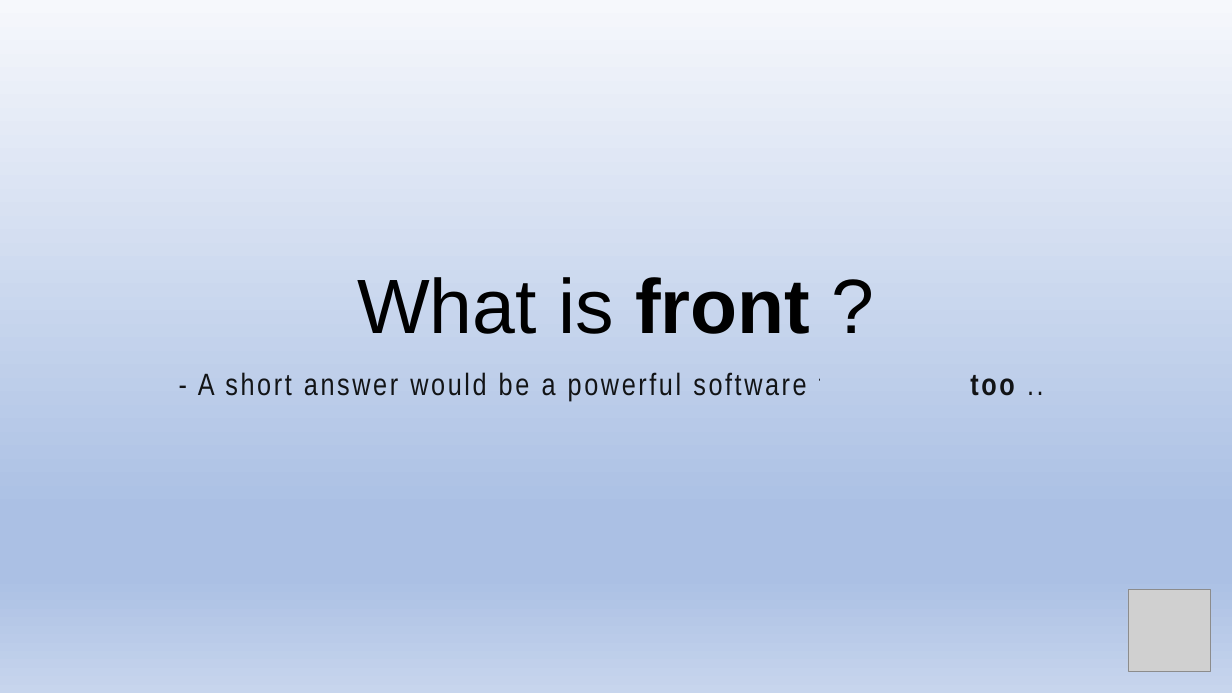
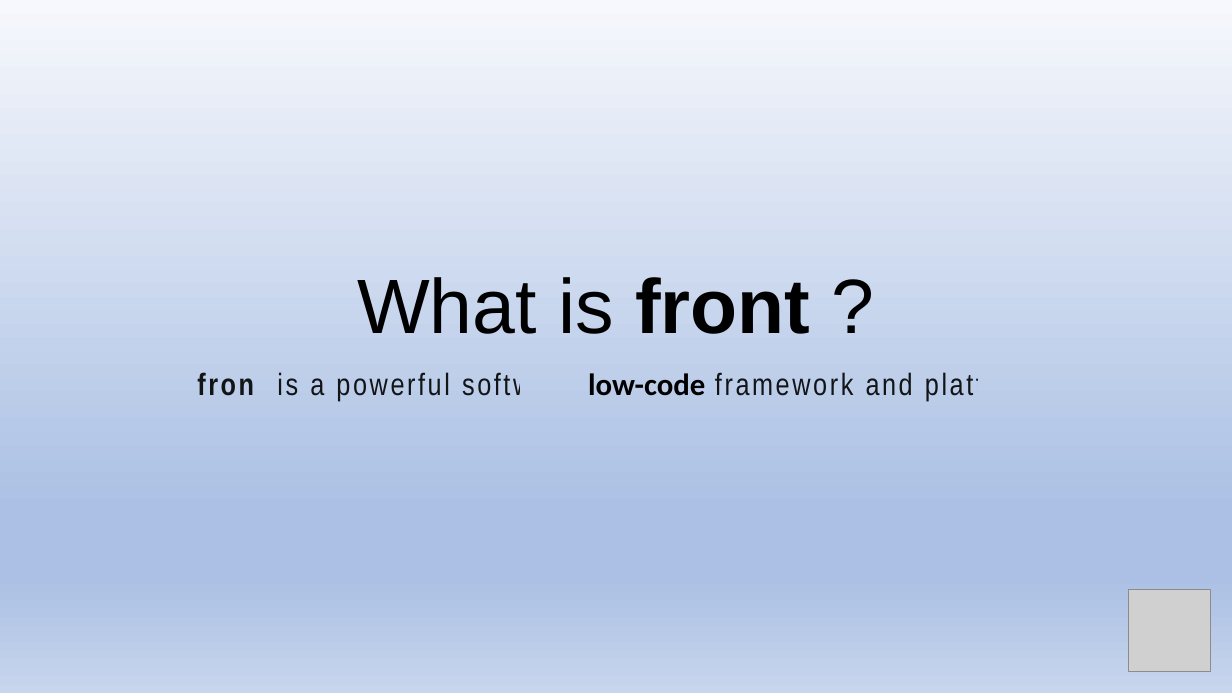
Before and after one commit to aleptra/front, a slide deck: slide 2 of _front.pptx. Drawn at 1232x693 pixels with LibreOffice and Linux fonts; fonts in the diff are those of the drawing; grey boxes stand for pictures. Boxes give left, top, right and bottom in pixels: in the first picture for what was removed or moved away, otherwise in the second. Text is boxed around its words. In the diff, an @@ line names an element or a change of style, - is before the commit and + after.

```diff
--- a/_front.pptx
+++ b/_front.pptx
@@ subtitle at box(197, 372, 1034, 401): text changed @@
-- A short answer would be a powerful software framework tool...
+front is a powerful software low-code framework and platform
```
Also in this commit, not shown: 16 other slides changed, 2 slides added.
